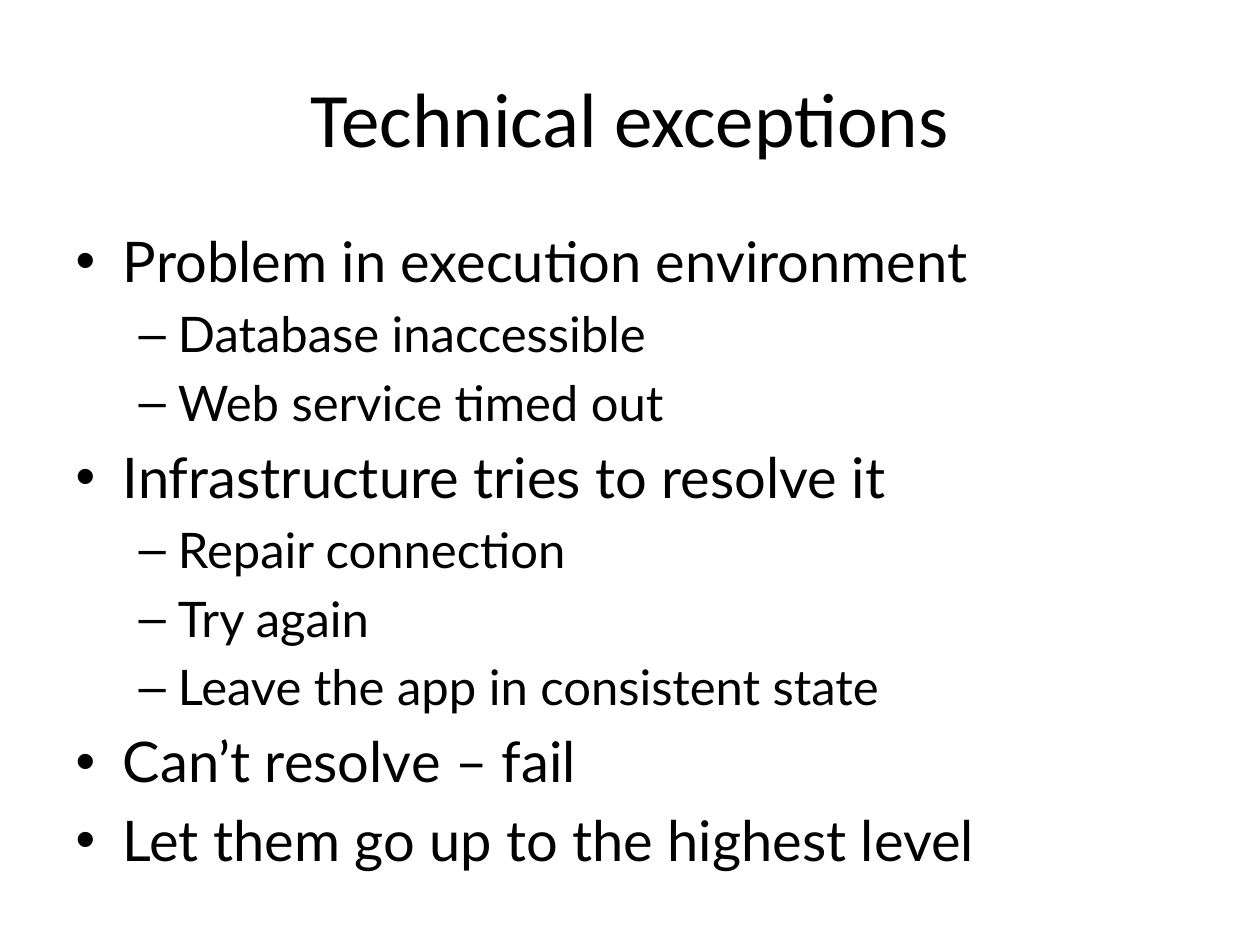
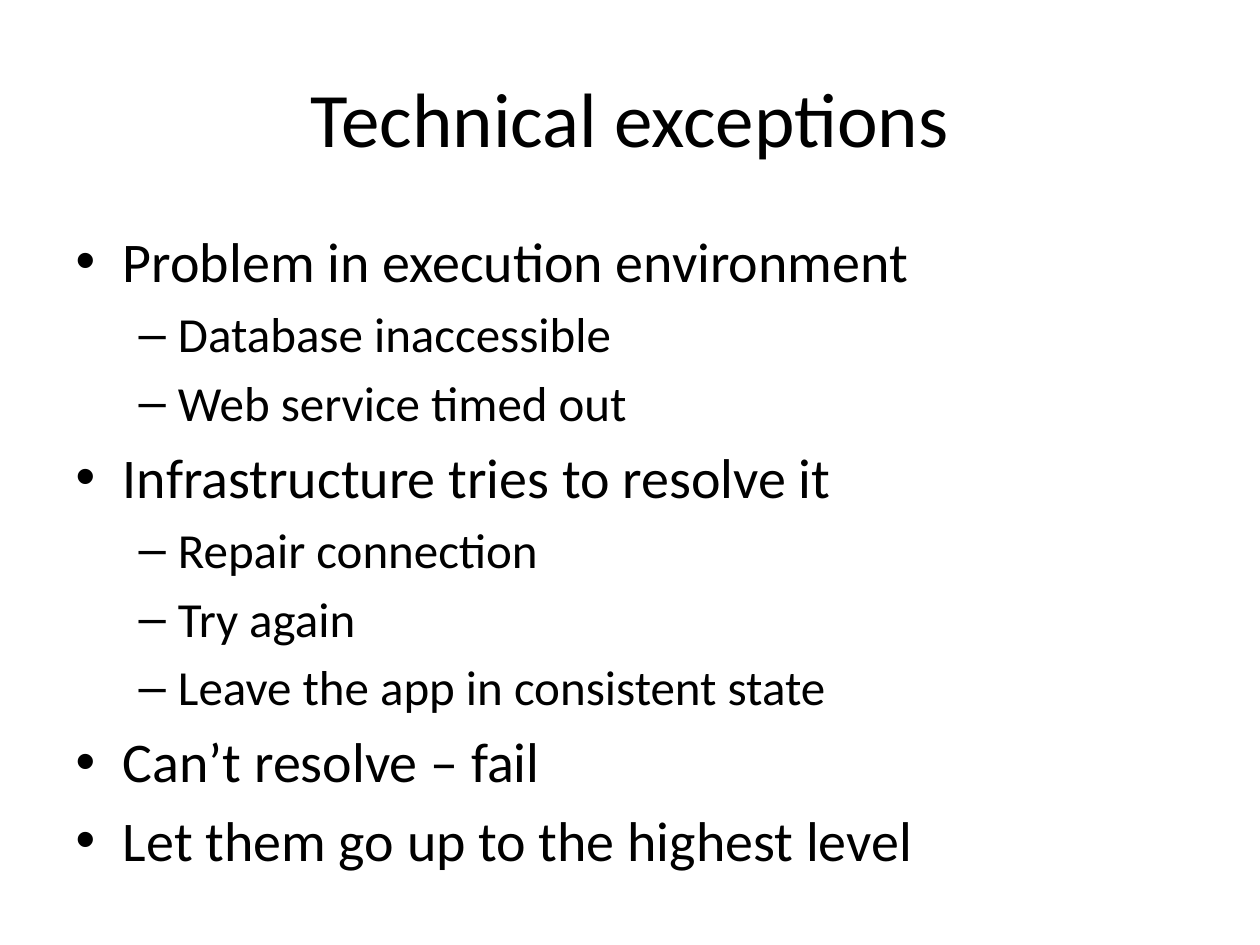
Before and after one commit to siryc/TORT, a slide deck: slide 54 of 1 Coding Practices/1 Coding practices Final.pptx (slide 43 before the commit). Drawn at 1260x945 pixels with LibreOffice and Linux fonts; fonts in the diff are those of the drawing. Boxes give left, top, right and bottom in pixels: in the first picture for what was removed or moved away, otherwise in the second. Text is boxed around its words. In the diff, an @@ line names an element or a change of style, - is before the commit and + after.

```diff
--- a/1 Coding Practices/1 Coding practices Final.pptx
+++ b/1 Coding Practices/1 Coding practices Final.pptx
@@ text "Problem in execution environment" at (123,243,912,871): font Lato to Calibri @@
```
Also in this commit, not shown: 10 other slides changed, 16 slides added, 4 slides removed.
